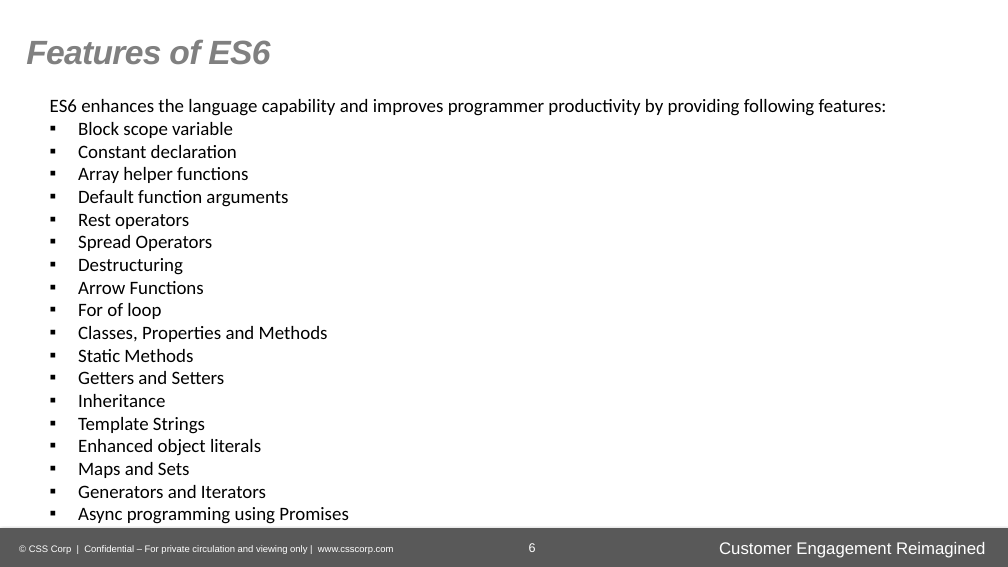
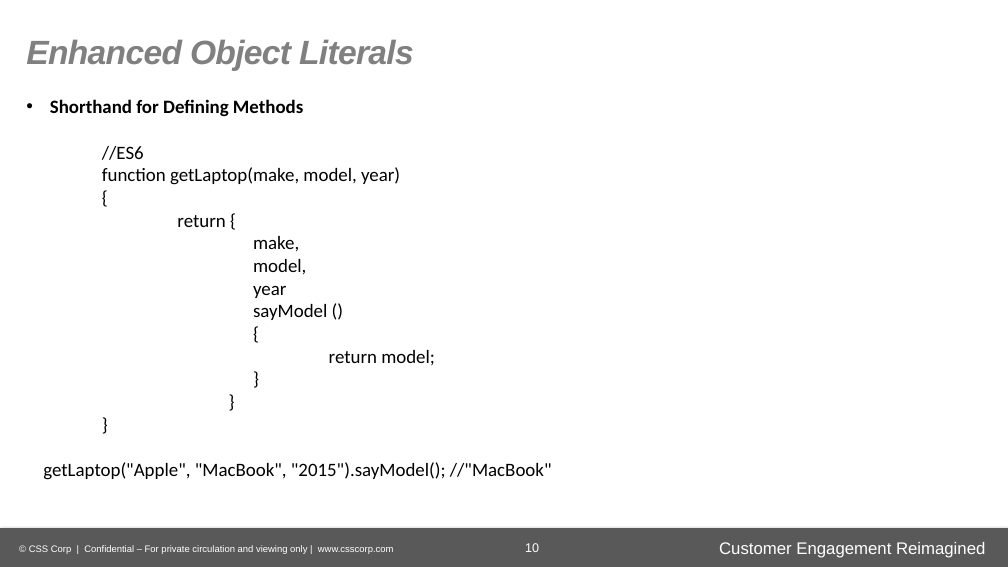
Before and after one commit to gurudevraj/asEmployee, a slide deck: slide 10 of ECMAScript 6-P.pptx (slide 6 before the commit). Drawn at 1008x567 pixels with LibreOffice and Linux fonts; fonts in the diff are those of the drawing; background and template pictures are left out. Boxes give left, top, right and bottom in pixels: in the first picture for what was removed or moved away, otherwise in the second. Text is boxed around its words. In the diff, an @@ line names an element or a change of style, - is before the commit and + after.

```diff
--- a/ECMAScript 6-P.pptx
+++ b/ECMAScript 6-P.pptx
@@ text at [26, 39, 414, 71]: text changed @@
-Features of ES6
+Enhanced Object Literals
@@ text added at [43, 99, 552, 480], 18 pt, text #000000 @@
+• Shorthand for Defining Methods
+//ES6
+function getLaptop(make, model, year)
+{
+return {
+make,
+model,
+year
+sayModel ()
+{
+return model;
+}
+}
+}
+getLaptop("Apple", "MacBook", "2015").sayModel(); //"MacBook"
@@ text removed at [50, 99, 887, 524] @@
-ES6 enhances the language capability and improves programmer productivity by providing following features:
-▪ Block scope variable
-▪ Constant declaration
-▪ Array helper functions
-▪ Default function arguments
-▪ Rest operators
-▪ Spread Operators
-▪ Destructuring
-▪ Arrow Functions
-▪ For of loop
-▪ Classes, Properties and Methods
-▪ Static Methods
-▪ Getters and Setters
-▪ Inheritance
-▪ Template Strings
-▪ Enhanced object literals
-▪ Maps and Sets
-▪ Generators and Iterators
-▪ Async programming using Promises
@@ page number at [525, 543, 539, 552]: text changed @@
-6
+10
```
Also in this commit, not shown: 14 other slides changed, 9 slides added, 24 slides removed, 3 other files.
